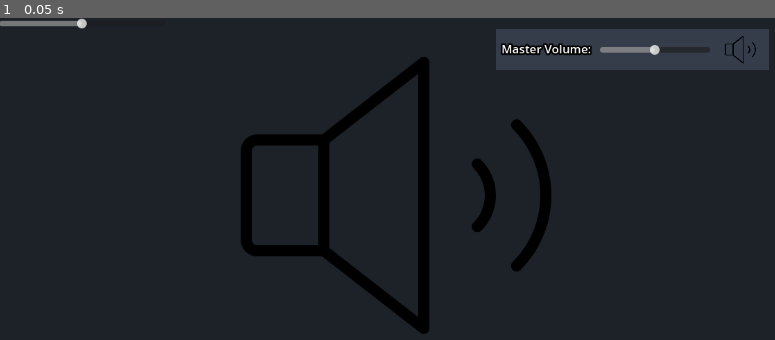
Above: before the commit, frame 1.
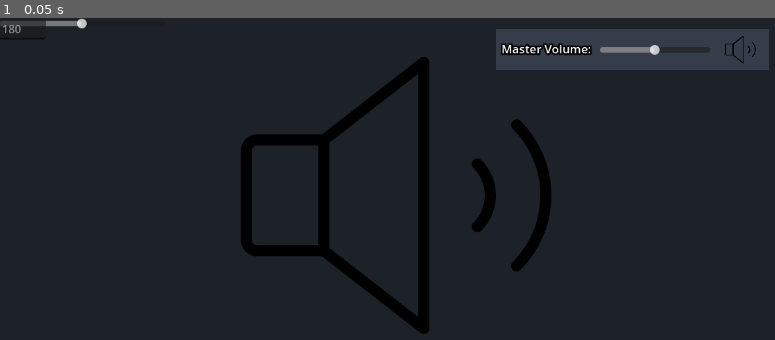
Above: after the commit, the same moment.

Repository: kbrady478/Music_Toy
Game: Godot game, scene res://Main_Scene.tscn
The game is run twice, just before and just after one commit, with the same random seed, the same clock (stepped at 60 frames per second) and the same inputs.
Inputs:
- Up to frame 1 (0.05 s): no input

The runs differ from the first frame. In frame 1, 0.1% of the frame differs, in the area x 0-6%, y 0-7%.

Commit message:
Metronome text field input finished
Also made it so the timer is restarted on calculation, makes the bpm change feel snappier

Diff:
--- a/Prefabs/Key Components/Metronome_Controller.tscn
+++ b/Prefabs/Key Components/Metronome_Controller.tscn
@@ -32,7 +32,16 @@
 texture_normal = ExtResource("3_0vwki")
 texture_pressed = ExtResource("4_k7s04")
 
+[node name="BPM Entry" type="LineEdit" parent="UI Elements"]
+layout_mode = 0
+offset_right = 67.0625
+offset_bottom = 31.0
+max_length = 3
+caret_blink = true
+
 [connection signal="value_changed" from="UI Elements/Volume Slider" to="." method="_on_volume_slider_value_changed"]
 [connection signal="pressed" from="UI Elements/Mute Button" to="." method="_on_mute_button_pressed"]
+[connection signal="text_changed" from="UI Elements/BPM Entry" to="Metronome" method="_on_bpm_entry_text_changed"]
+[connection signal="text_submitted" from="UI Elements/BPM Entry" to="Metronome" method="_on_line_edit_text_submitted"]
 
 [editable path="Metronome"]
--- a/Scripts/Metronome.gd
+++ b/Scripts/Metronome.gd
@@ -10,6 +10,7 @@
 @onready var metronome_Timer = $Metronome_Timer
 @onready var metronome_Sound = $Metronome_Sound
 @onready var metronome_Accented = $Metronome_Accented
+@onready var bpm_Entry = $"../UI Elements/BPM Entry"
 
 func _ready():
 	bpm = 180.0
@@ -18,12 +19,14 @@
 	metronome_Toggle = true
 	metronome_Accent = 4
 	accent_Tracker = 0
+	bpm_Entry.set_placeholder(str(bpm))
 	metronome()
 
 func bpm_Calculation():
 	# Ensure both are floats, otherwise it will round to int
 	new_Wait_Time = (60.0 / bpm)
 	current_Wait_Time = new_Wait_Time
+	metronome_Timer.set_wait_time(current_Wait_Time)
 	pass
 
 func metronome():
@@ -51,3 +54,15 @@
 
 func _on_metronome_timer_timeout():
 	metronome()
+
+
+func _on_line_edit_text_submitted(new_text):
+	bpm = float(new_text)
+	bpm_Entry.set_placeholder(str(bpm))
+	bpm_Calculation()
+
+
+
+
+
+#func _on_bpm_entry_text_changed(new_text):
